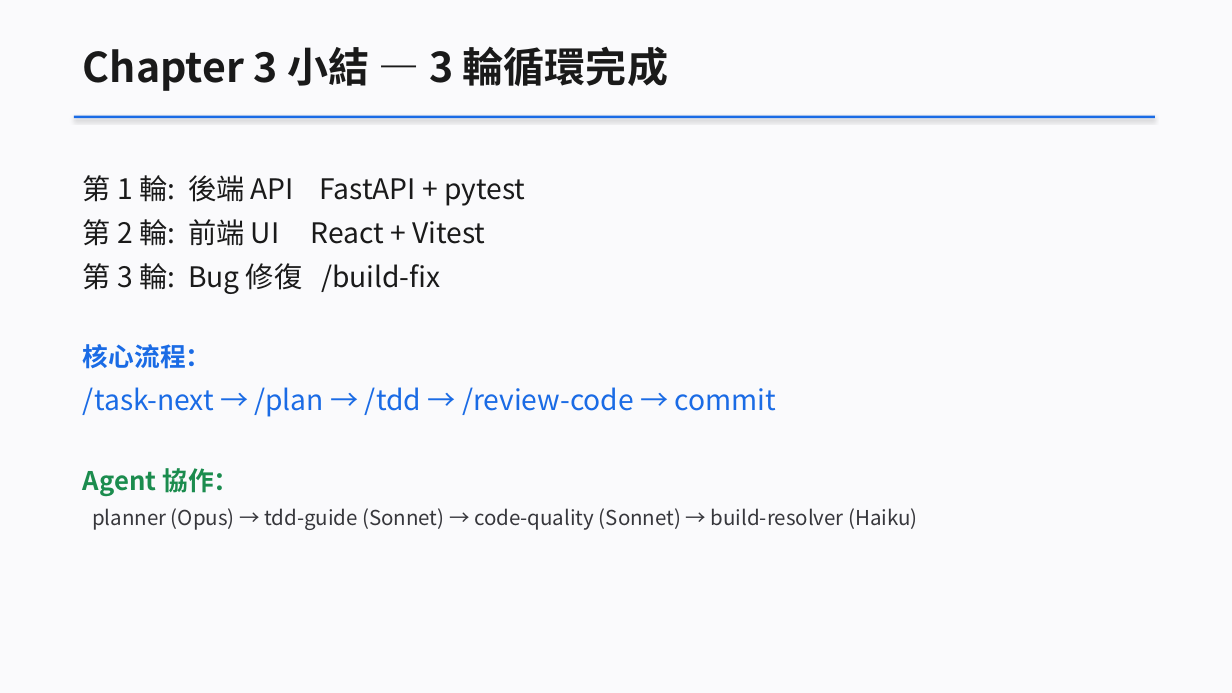
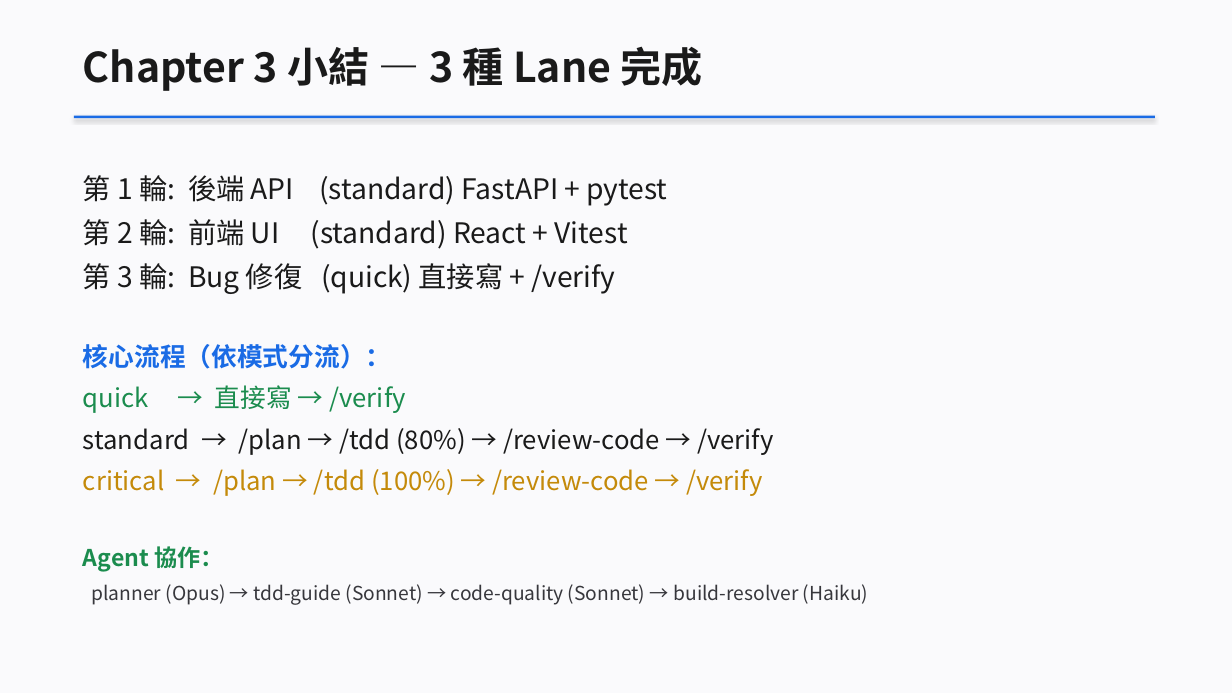
Before and after one commit to bheadwei/claude-GUNDAM-zh-tw, a slide deck: slide 28 of workshop/docs/slides/VibeCoding_Workshop.pptx. Drawn at 1232x693 pixels with LibreOffice and Linux fonts; fonts in the diff are those of the drawing. Boxes give left, top, right and bottom in pixels: in the first picture for what was removed or moved away, otherwise in the second. Text is boxed around its words. In the diff, an @@ line names an element or a change of style, - is before the commit and + after.

```diff
--- a/workshop/docs/slides/VibeCoding_Workshop.pptx
+++ b/workshop/docs/slides/VibeCoding_Workshop.pptx
@@ text at [83, 40, 703, 93]: text changed @@
-Chapter 3 小結 — 3 輪循環完成
+Chapter 3 小結 — 3 種 Lane 完成
@@ text at [83, 175, 773, 496]: text changed; size 22 to 20 pt @@
-第 1 輪: 後端 API FastAPI + pytest
-第 2 輪: 前端 UI React + Vitest
-第 3 輪: Bug 修復 /build-fix
-核心流程：
-/task-next → /plan → /tdd → /review-code → commit
+第 1 輪: 後端 API (standard) FastAPI + pytest
+第 2 輪: 前端 UI (standard) React + Vitest
+第 3 輪: Bug 修復 (quick) 直接寫 + /verify
+核心流程（依模式分流）：
+quick → 直接寫 → /verify
+standard → /plan → /tdd (80%) → /review-code → /verify
+critical → /plan → /tdd (100%) → /review-code → /verify
@@ text at [83, 546, 868, 605]: size 20 to 18 pt in "Agent 協作："; size 16 to 15 pt in "planner (Opus) → tdd-guide (Sonnet) → code-quality ..." @@
```
Also in this commit, not shown: 2 other slides changed, 5 other files.
